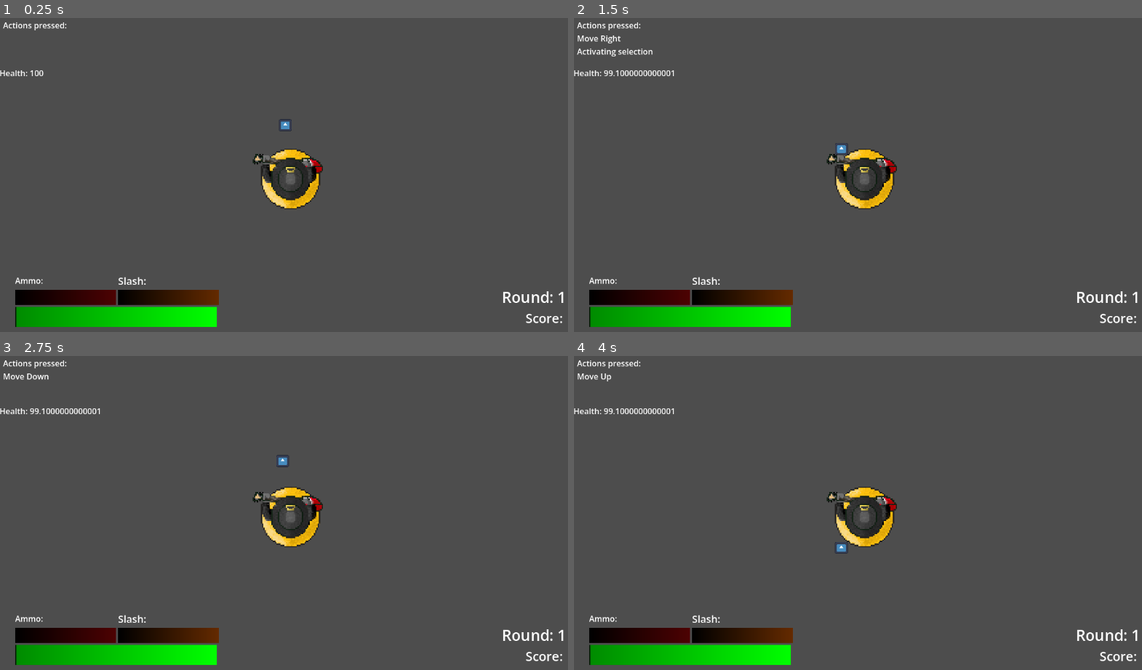
Above: before the commit, frames 1-4 (two rows, left to right).
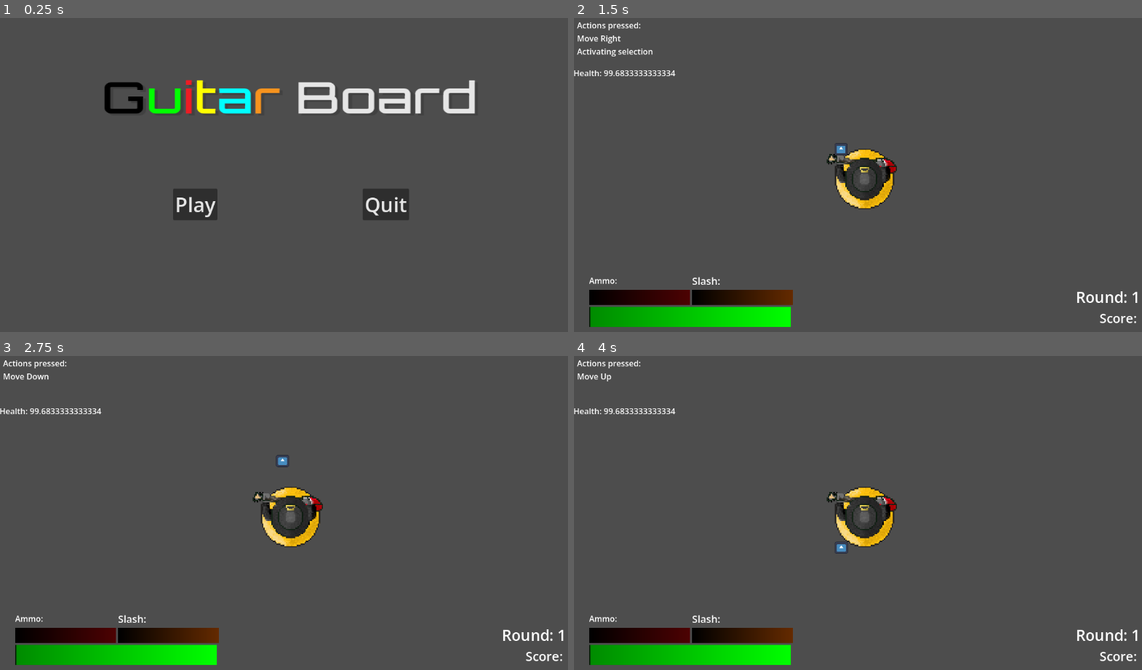
Above: after the commit, the same moments.

Repository: Rhyslan/GuitarBoard_Game
Game: Godot game, scene res://scenes/title/title_screen.tscn
Same seed, same stepped clock (60 frames per second), same inputs: the game is played once before the commit and once after it. Before the commit the project starts from res://scenes/test/test.tscn. The engine's default icon, where the game draws it, is replaced by a stand-in: a white triangle on a blue panel in a dark square.
Inputs (mouse positions are in pixels of both pictures, inside the frame that each line leads up to):
- Up to frame 1 (0.25 s): no input
- Up to frame 2 (1.5 s): click (767, 203) at 0.5 s, where only the run after the commit has a clickable "Play"; hold D (Right) from 1.28 s (still down); hold Left (Attack) from 1.28 s (still down)
- Up to frame 3 (2.75 s): tap Space (Jump) at 1.52, 2.27 s; tap Enter at 2 s; release D (Right) at 2.03 s; release Left (Attack) at 2.03 s; hold S (Down) from 2.03 s (still down); tap 2 (Beam) at 2.1 s
- Up to frame 4 (4 s): release S (Down) at 2.78 s; hold D (Right) 2.78-3.53 s; hold 4 (Dash) 2.78-3.53 s; hold W (Up) from 3.53 s (still down); tap 1 (Gun) at 3.6 s; tap Space (Jump) at 3.77 s

The runs differ from the first frame. In frame 1, 10% of the frame differs, in the area x 0-100%, y 1-99%; in frame 2, 0.1%; in frame 3, 0.1%; in frame 4, 0.1%.

Commit message:
Update project.godot

Diff:
--- a/guitar-board/project.godot
+++ b/guitar-board/project.godot
@@ -11,7 +11,7 @@
 [application]
 
 config/name="GuitarBoard"
-run/main_scene="uid://bjg1onaionapo"
+run/main_scene="uid://celgyvlc46jry"
 config/features=PackedStringArray("4.6", "Forward Plus")
 config/icon="res://icon.svg"
 
